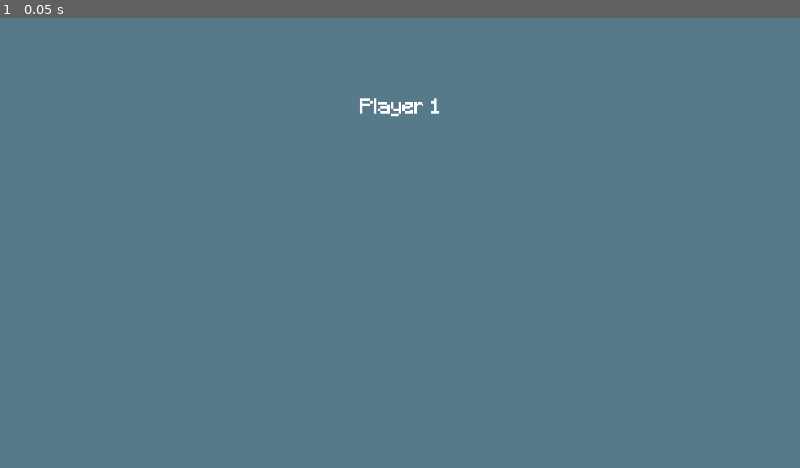
Above: before the commit, frame 1.
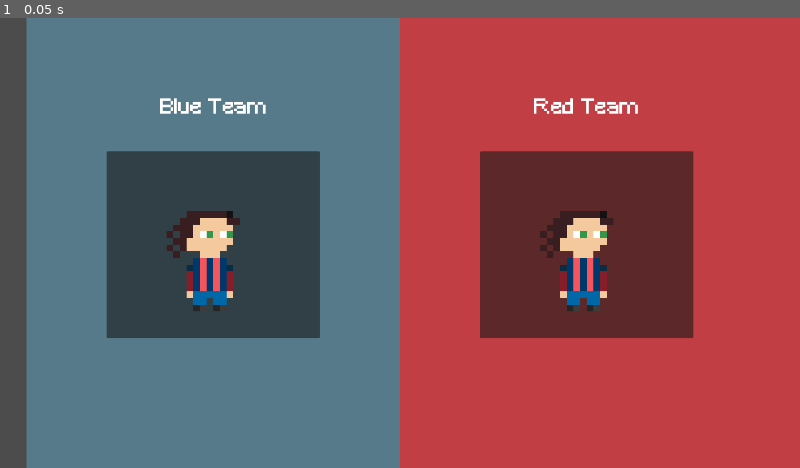
Above: after the commit, the same moment.

Repository: dizmerly/chaoticFootball
Game: Godot game, scene res://scenes/character_selection_panel.tscn
Two runs of this game, one before a commit and one after it. Both use one fixed random seed, a clock stepped at 60 frames per second and the inputs below. This scene is started directly instead of the project's main scene.
Inputs:
- Up to frame 1 (0.05 s): no input

The runs differ from the first frame. In frame 1, 65% of the frame differs, in the area x 0-100%, y 0-100%.

Commit message:
Add split team character selection panels

Diff:
--- a/chaotic-football/scenes/character_selection_panel.tscn
+++ b/chaotic-football/scenes/character_selection_panel.tscn
@@ -2,6 +2,8 @@
 
 [ext_resource type="FontFile" uid="uid://cy5p8l8p0aaj4" path="res://assets/fonts/Minecraft.ttf" id="1_3t7nf"]
 [ext_resource type="Script" uid="uid://bnfdvng4yflm" path="res://scripts/character_selection_panel.gd" id="1_ghwnj"]
+[ext_resource type="Texture2D" uid="uid://c8mdc2ormuvcf" path="res://assets/SoccerGame/playerOne.png" id="3_oukwu"]
+[ext_resource type="Texture2D" uid="uid://b1tectstlkfq5" path="res://assets/SoccerGame/playerTwo.png" id="4_hdjqe"]
 
 [sub_resource type="LabelSettings" id="LabelSettings_bbtho"]
 font = ExtResource("1_3t7nf")
@@ -16,30 +18,90 @@
 grow_vertical = 2
 script = ExtResource("1_ghwnj")
 
+[node name="ColorRect2" type="ColorRect" parent="." unique_id=2146559970]
+z_index = -3
+layout_mode = 0
+offset_left = 960.0
+offset_right = 1920.0
+offset_bottom = 1080.0
+color = Color(0.7609993, 0.25068137, 0.27001974, 1)
+
 [node name="ColorRect" type="ColorRect" parent="." unique_id=1532310075]
 z_index = -3
 layout_mode = 0
-offset_right = 1920.0
+offset_left = 64.0
+offset_right = 960.0
 offset_bottom = 1080.0
 color = Color(0.3374371, 0.47908807, 0.5388152, 1)
 
-[node name="Label" type="Label" parent="." unique_id=1932626010]
+[node name="red_team_label" type="Label" parent="." unique_id=1262510596]
 layout_mode = 1
-anchors_preset = 5
-anchor_left = 0.5
-anchor_right = 0.5
-offset_left = -512.0
+anchors_preset = 1
+anchor_left = 1.0
+anchor_right = 1.0
+offset_left = -1024.0
 offset_top = 192.0
-offset_right = 512.0
 offset_bottom = 243.0
-grow_horizontal = 2
-text = "Player 1"
+grow_horizontal = 0
+text = "Red Team"
 label_settings = SubResource("LabelSettings_bbtho")
 horizontal_alignment = 1
 
-[node name="VBoxContainer" type="VBoxContainer" parent="." unique_id=1379764785]
-layout_mode = 0
-offset_left = 512.0
-offset_top = 256.0
-offset_right = 1536.0
-offset_bottom = 832.0
+[node name="blue_team_label" type="Label" parent="." unique_id=1932626010]
+layout_mode = 1
+offset_top = 192.0
+offset_right = 1024.0
+offset_bottom = 243.0
+text = "Blue Team"
+label_settings = SubResource("LabelSettings_bbtho")
+horizontal_alignment = 1
+
+[node name="Panel2" type="Panel" parent="." unique_id=2136242850]
+layout_mode = 1
+anchors_preset = 4
+anchor_top = 0.5
+anchor_bottom = 0.5
+offset_left = 1152.0
+offset_top = -220.0
+offset_right = 1664.0
+offset_bottom = 228.0
+grow_vertical = 2
+
+[node name="p2" type="Sprite2D" parent="Panel2" unique_id=145275291]
+position = Vector2(256, 256)
+scale = Vector2(16, 16)
+texture = ExtResource("3_oukwu")
+hframes = 3
+vframes = 2
+
+[node name="p1" type="Sprite2D" parent="Panel2" unique_id=1046945943]
+position = Vector2(256, 256)
+scale = Vector2(16, 16)
+texture = ExtResource("4_hdjqe")
+hframes = 3
+vframes = 2
+
+[node name="Panel" type="Panel" parent="." unique_id=249863860]
+layout_mode = 1
+anchors_preset = 4
+anchor_top = 0.5
+anchor_bottom = 0.5
+offset_left = 256.0
+offset_top = -220.0
+offset_right = 768.0
+offset_bottom = 228.0
+grow_vertical = 2
+
+[node name="p2" type="Sprite2D" parent="Panel" unique_id=125611457]
+position = Vector2(256, 256)
+scale = Vector2(16, 16)
+texture = ExtResource("3_oukwu")
+hframes = 3
+vframes = 2
+
+[node name="p1" type="Sprite2D" parent="Panel" unique_id=823911009]
+position = Vector2(256, 256)
+scale = Vector2(16, 16)
+texture = ExtResource("4_hdjqe")
+hframes = 3
+vframes = 2
--- a/chaotic-football/scripts/character_selection_panel.gd
+++ b/chaotic-football/scripts/character_selection_panel.gd
@@ -1,5 +1,6 @@
 extends Control
 
+@onready var panel: Panel = $Panel
 
 # Called when the node enters the scene tree for the first time.
 func _ready() -> void:
